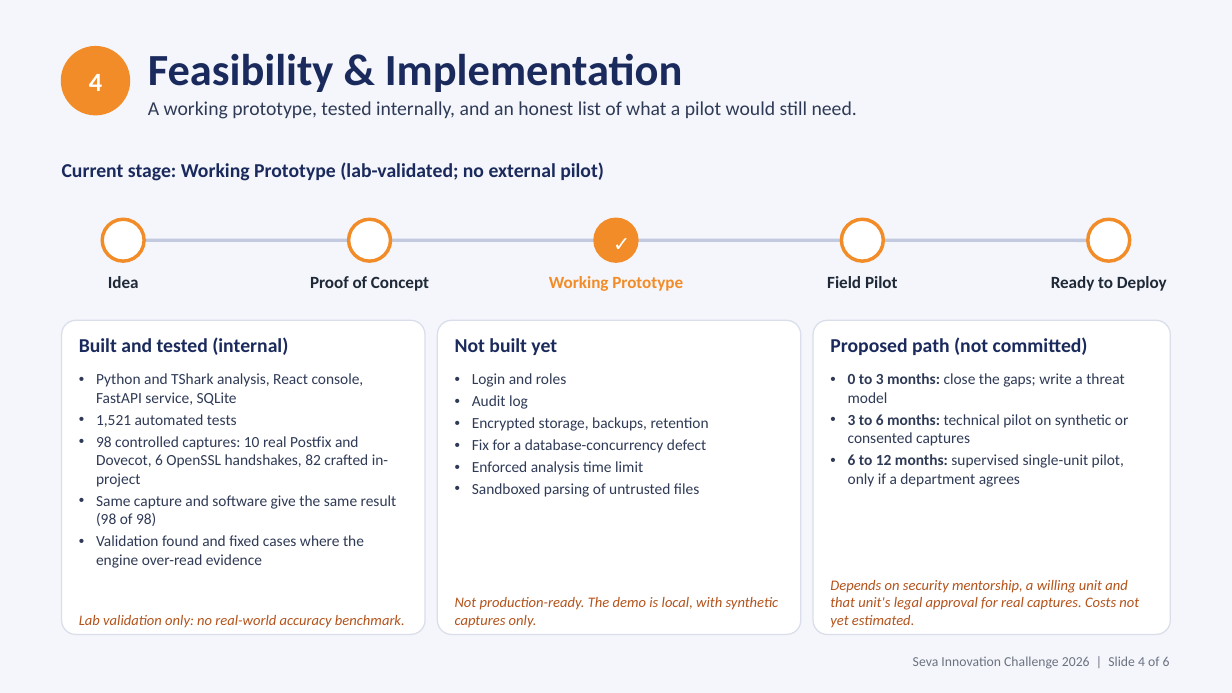
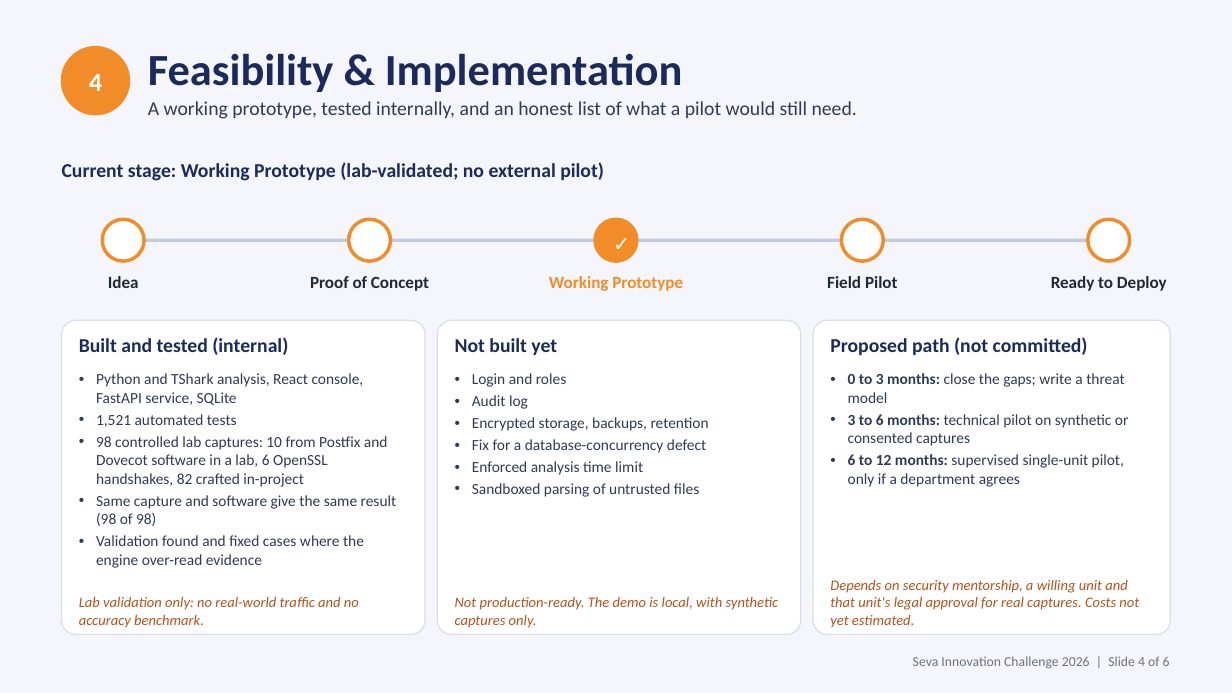
Before and after one commit to Sidd927/NyaySaakshya, a slide deck: slide 4 of submission/seva-innovation-challenge-2026/NyaySaakshya_Seva_Innovation_Challenge_2026.pptx. Drawn at 1232x693 pixels with LibreOffice and Linux fonts; fonts in the diff are those of the drawing. Boxes give left, top, right and bottom in pixels: in the first picture for what was removed or moved away, otherwise in the second. Text is boxed around its words. In the diff, an @@ line names an element or a change of style, - is before the commit and + after.

Commit message:
fix(submission): say lab captures, not real, on slide 4

```diff
--- a/submission/seva-innovation-challenge-2026/NyaySaakshya_Seva_Innovation_Challenge_2026.pptx
+++ b/submission/seva-innovation-challenge-2026/NyaySaakshya_Seva_Innovation_Challenge_2026.pptx
@@ text at <box>96,436,388,487</box>: text changed @@
-• 98 controlled captures: 10 real Postfix and Dovecot, 6 OpenSSL handshakes, 82 crafted in-project
+• 98 controlled lab captures: 10 from Postfix and Dovecot software in a lab, 6 OpenSSL handshakes, 82 crafted in-project
@@ text at <box>79,597,359,628</box>: text changed @@
-Lab validation only: no real-world accuracy benchmark.
+Lab validation only: no real-world traffic and no accuracy benchmark.
```
Also in this commit, not shown: 2 other files.
